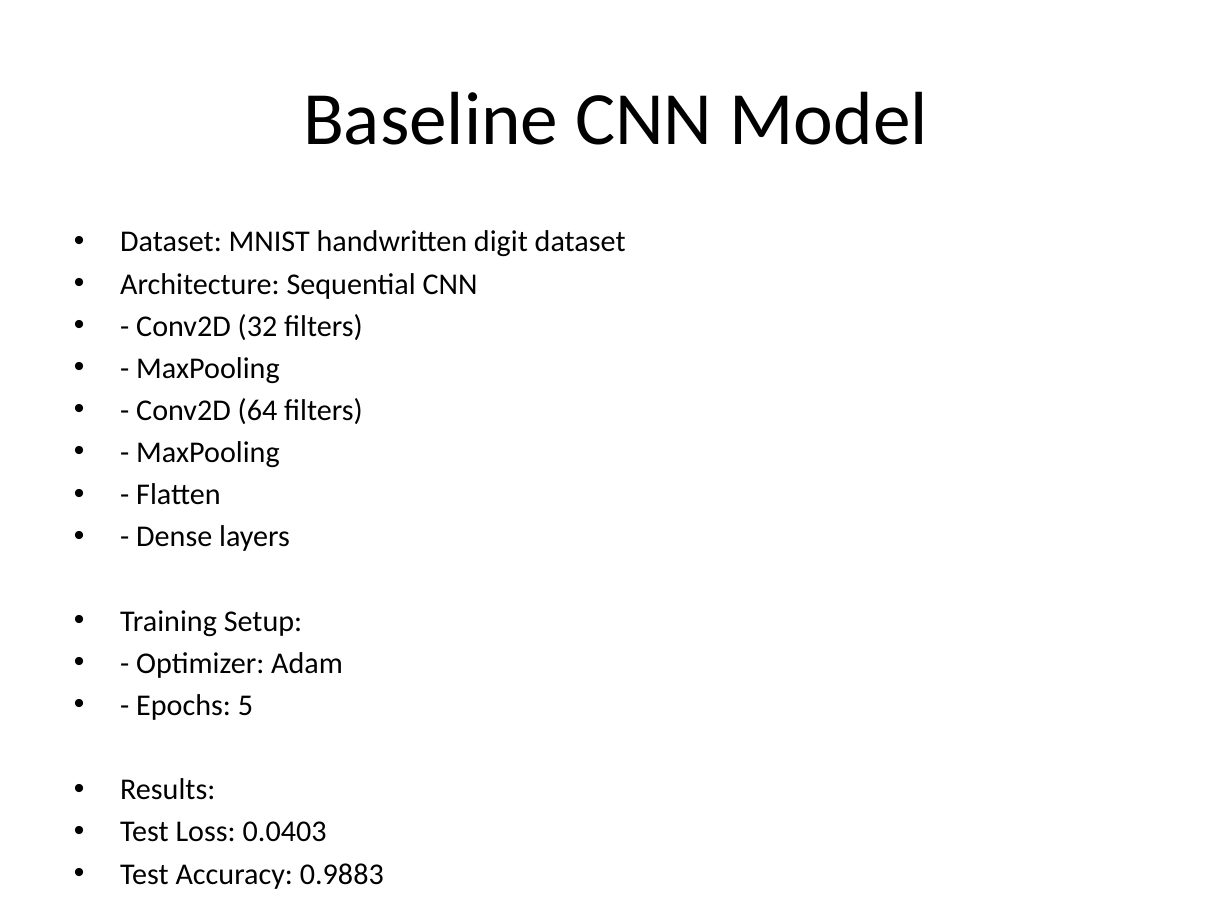
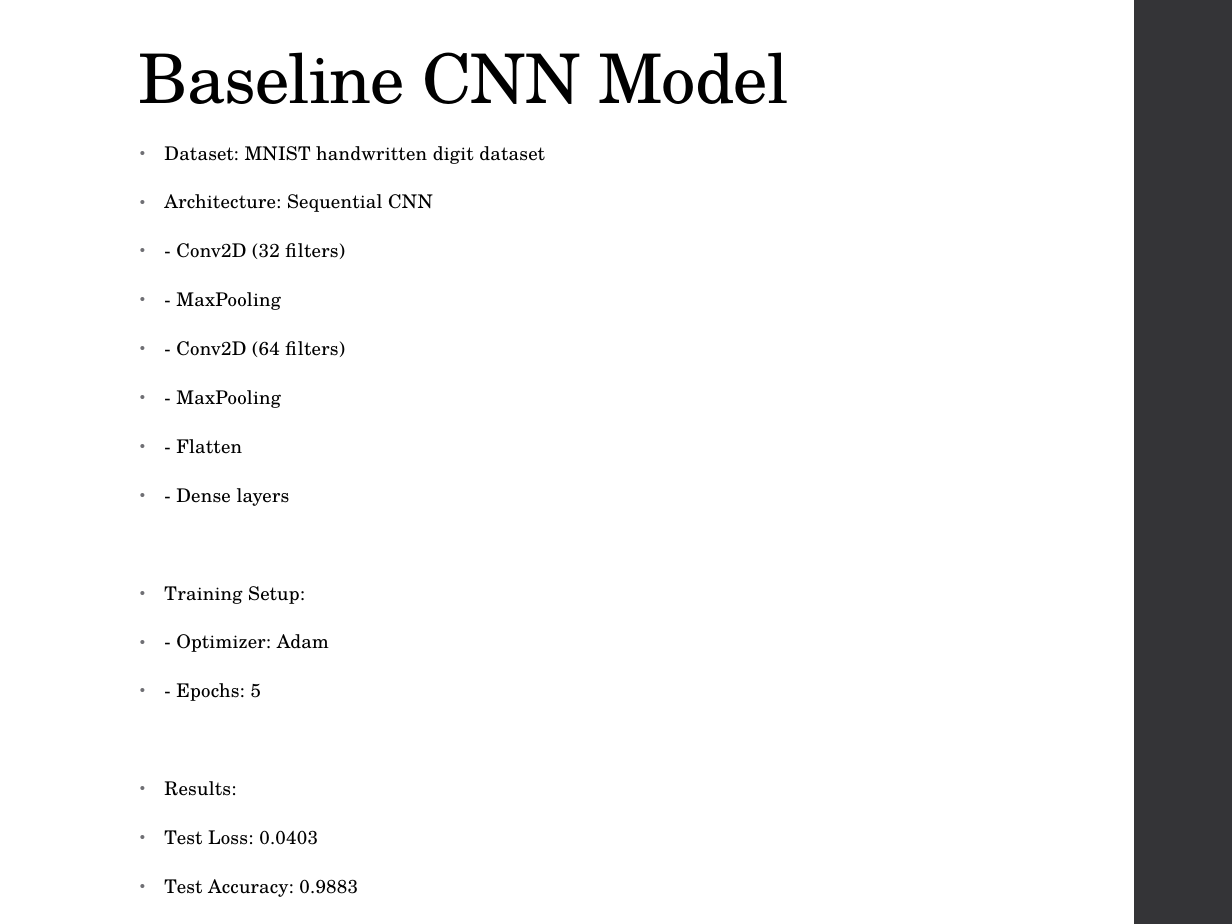
Before and after one commit to jamieridenour-rgb/IN501_Unit9, a slide deck: slide 2 of IN501_Ridenour_Kresser_Meadows_Mpianin_Galarza_Unit9_Assignment.pptx. Drawn at 1232x924 pixels with LibreOffice and Linux fonts; fonts in the diff are those of the drawing. Boxes give left, top, right and bottom in pixels: in the first picture for what was removed or moved away, otherwise in the second. Text is boxed around its words. In the diff, an @@ line names an element or a change of style, - is before the commit and + after.

Commit message:
Changed the theme of the powerpoint. Can revert back to original or something different I just wanted to spice it up a little bit.

```diff
--- a/IN501_Ridenour_Kresser_Meadows_Mpianin_Galarza_Unit9_Assignment.pptx
+++ b/IN501_Ridenour_Kresser_Meadows_Mpianin_Galarza_Unit9_Assignment.pptx
@@ rectangle added at [1135,0,1232,924], fill #353537 @@
@@ title "Baseline CNN Model": place and size @@
-title "Baseline CNN Model" at [303,91,928,145]
+title "Baseline CNN Model" at [139,52,788,104]
@@ title "Baseline CNN Model" at [139,52,788,104]: size 44 to 40 pt, font Calibri to TeX Gyre Schola, letter spacing 0 to -0.5 pt; alignment centre to left; line spacing 1 to 0.9; vertical alignment middle to bottom @@
@@ text "Dataset: MNIST handwritten digit dataset": place and size @@
-text "Dataset: MNIST handwritten digit dataset" at [120,230,626,889]
+text "Dataset: MNIST handwritten digit dataset" at [164,146,544,897]
@@ text "Dataset: MNIST handwritten digit dataset" at [164,146,544,897]: size 17.6 to 11 pt, font Calibri to TeX Gyre Schola, letter spacing 0 to 0.1 pt; indent changed; line spacing 1 to 0.95; more space between paragraphs @@
```
Also in this commit, not shown: 8 other slides changed.
